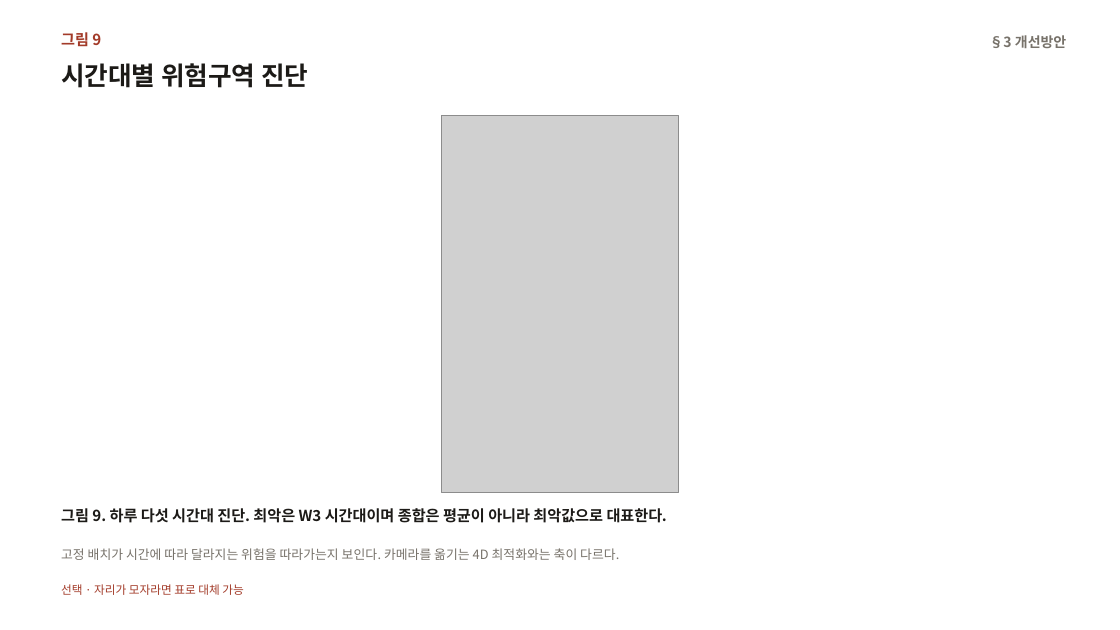
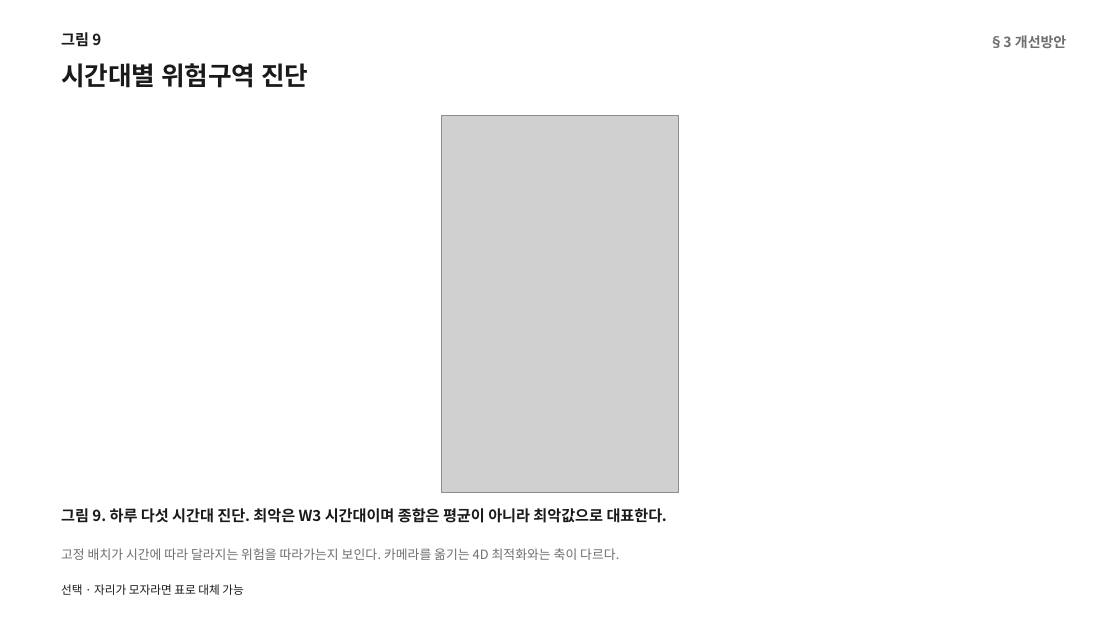
Before and after one commit to minlee95333/ReSpace, a slide deck: slide 10 of outputs/BIGB_그림_0823.pptx. Drawn at 1120x630 pixels with LibreOffice and Linux fonts; fonts in the diff are those of the drawing; grey boxes stand for pictures. Boxes give left, top, right and bottom in pixels: in the first picture for what was removed or moved away, otherwise in the second. Text is boxed around its words. In the diff, an @@ line names an element or a change of style, - is before the commit and + after.

```diff
--- a/outputs/BIGB_그림_0823.pptx
+++ b/outputs/BIGB_그림_0823.pptx
@@ text "그림 9" at <box>61,32,101,47</box>: text colour #A33B29 to #1A1A1A @@
@@ text "고정 배치가 시간에 따라 달라지는 ..." at <box>61,548,619,560</box>: text colour #77726A to #6E6E6E @@
@@ text "선택 · 자리가 모자라면 표로 ..." at <box>61,584,243,595</box>: text colour #A33B29 to #1A1A1A @@
```
Also in this commit, not shown: 10 other slides changed, 6 other files.
